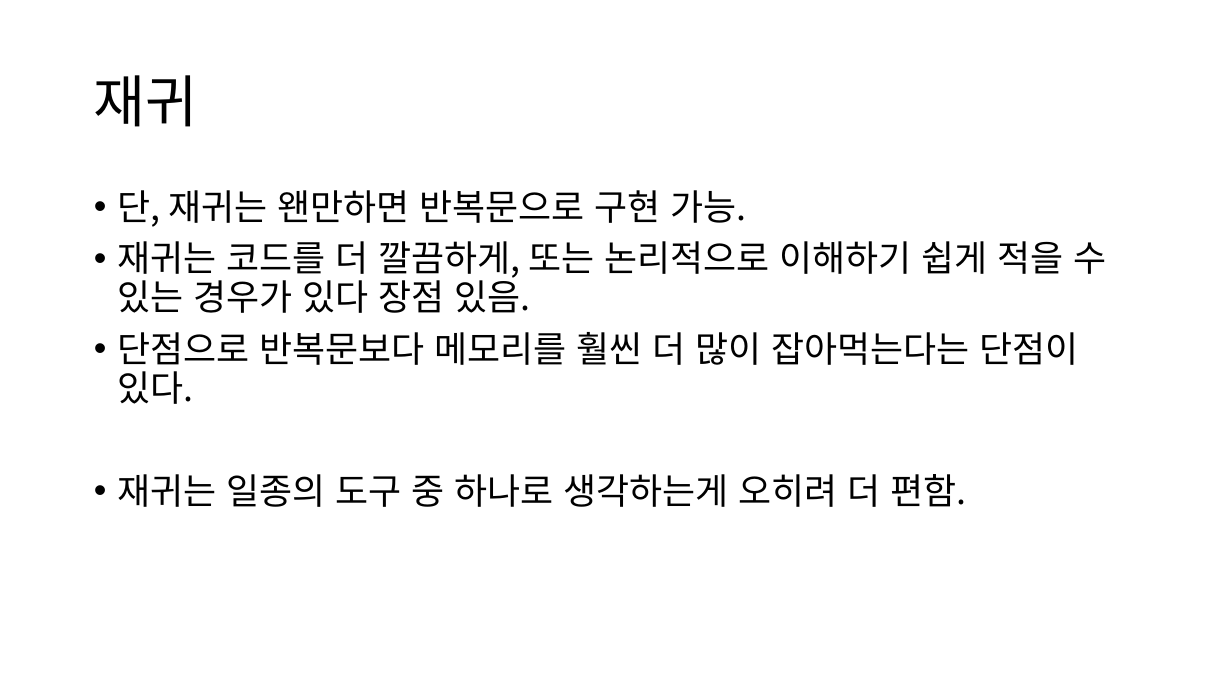
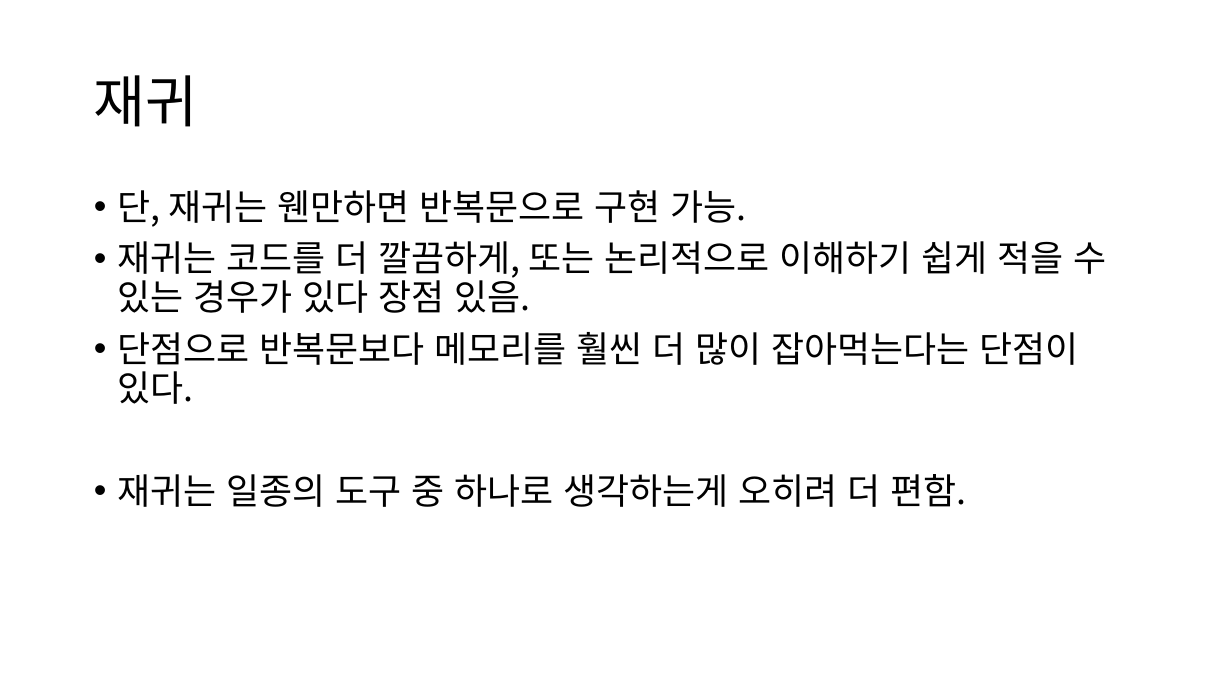
Before and after one commit to Cappucciyes/ICTS-Study-2025-02, a slide deck: slide 7 of 자구&알고 스터디 2주차.pptx (slide 6 before the commit). Drawn at 1232x693 pixels with LibreOffice and Linux fonts; fonts in the diff are those of the drawing. Boxes give left, top, right and bottom in pixels: in the first picture for what was removed or moved away, otherwise in the second. Text is boxed around its words. In the diff, an @@ line names an element or a change of style, - is before the commit and + after.

```diff
--- a/자구&알고 스터디 2주차.pptx
+++ b/자구&알고 스터디 2주차.pptx
@@ text at bbox=[117, 190, 746, 227]: text changed @@
-• 단, 재귀는 왠만하면 반복문으로 구현 가능.
+• 단, 재귀는 웬만하면 반복문으로 구현 가능.
```
Also in this commit, not shown: 4 other slides changed, 6 slides added, 1 slide removed, 4 other files.
